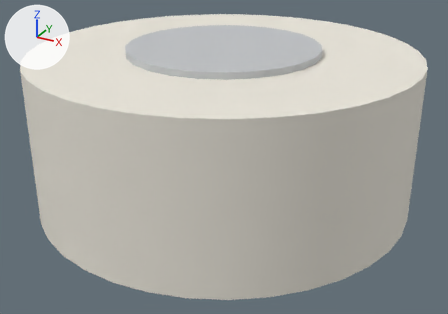
The OBJ model toyota-sae160/meshes/castor_right.obj as it was, and as the next commit left it.
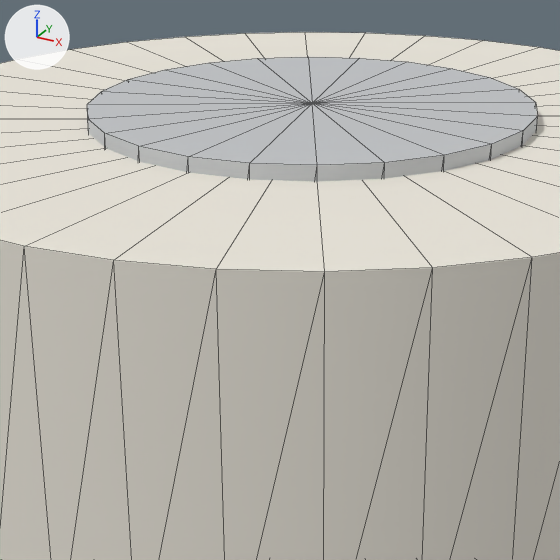
Each version is shown whole from a camera (50 mm lens) standing at (0.0944, -0.1715, 0.0739) and looking at (0.0022, -0.0038, -0.0099), then close up on the part from 19% to 74% of the width and 0% to 78% of the height. Lighting does not change. The marker at upper left points along +X, +Y and +Z. The first two pictures are the older version. The close-ups show mesh edges as thin lines. Where no turn or scale is listed for an object, it has been applied to the vertices.

Objects in the first close-up: 'castor_right_hub', 'castor_right_tyre'.
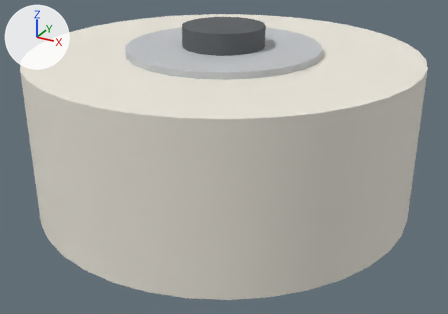
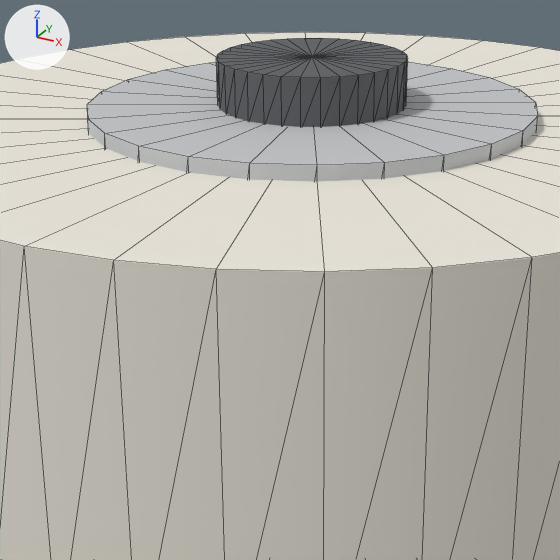
What the commit changed:
Material 'mast_black' (mat_mast_black) is new.
Its base color is (0.106, 0.114, 0.122) (dark grey #5c5f62).
Its roughness is 0.8.
Mesh me_castor_right_axle_1 is new.
It has 68 vertices, 128 faces and spans x -0.0131..0.0131, y -0.0131..0.0131, z 0.0265..0.0335.
It uses material mat_mast_black (dark grey #5c5f62).
Object 'castor_right_axle_1' (ob_castor_right_axle_1) is new; it shows me_castor_right_axle_1.
Its location is (0.0, 0.0, 0.0).

Where the change shows, as pixel boxes [x1, y1, x2, y2] in the close-ups (560 x 560 px):
'castor_right_axle_1', added
    after: [216, 38, 408, 127]
